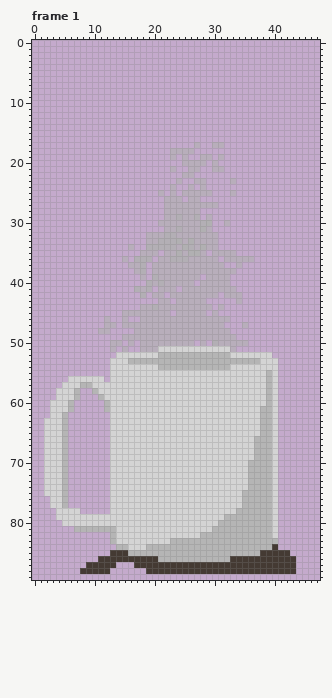
Edited in one commit: pixel-art file (assets/tea.aseprite). Above: the version before the commit.
48x90 pixels, 25 frames. Colours within 5 levels of each other are drawn and written as one. Shown: frame 1. The commit also changed other frames, which this record leaves out.
Now the later version:
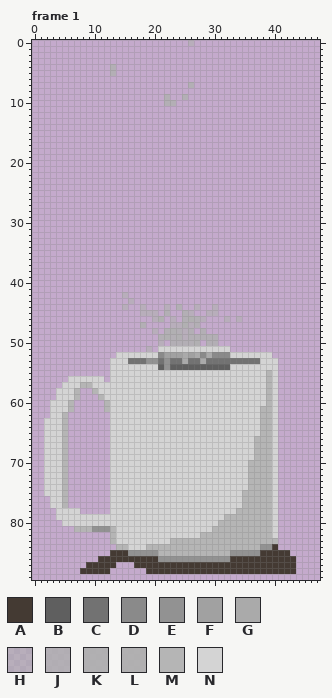
Palette (. is transparent): A #443a33  B #5f5f5f  C #727272  D #8a8a8a  E #929292  F #a1a1a1  G #aaaaaa  H #b0b0b097  J #b0b0b0d5  K #b0b0b0ee  L #b0b0b0f8  M #b5b5b5  N #d4d4d4
The commit says: Added gitignore, updated animations
The exact change:
Changed rows in their new state; - is an unchanged pixel.
Frame 1, layers "Tea/Mug", "Tea/Steam", "Tea/Back":
first column x 26:
 0 H
first column x 13:
 4 J-------------
 5 J-------------
 7 -------------J
 9 ---------J--J-
10 ---------JJ---
first column x 11:
17 ----------------.--..------
18 ------------....-----------
19 ------------.-.--..-.------
20 --------------....-.-------
21 ------------.--..--..------
22 --------------..-----------
23 -------------.--..----.----
24 ------------.--.-.---------
25 ----------.-.-.....---.----
26 -----------...-..----------
27 -----------.........-------
28 -----------......----------
29 -----------......-.--------
30 ----------.........--.-----
31 -----------........--------
32 --------............-------
33 --------............-------
34 -----.--............-------
35 -------...-.......-....----
36 ----.-...-..........-.....-
37 -----...-............--.---
38 ------..-..............----
39 -------.-........-....-----
40 --------........-.....-----
41 ------...-...-.........----
42 ----H--.-..-........-...---
43 -----H----..-.....-----.---
44 ----H---...-.J..-..H.------
45 ----...---.J-.J-..H--------
46 -.--.--..-L.-.JLJ-...--H---
47 -..-...J....--K-J....---.--
48 ..----...-.JKJ-J.J....-----
49 ----......JKJK-JJJJJ...----
50 --..-.-...-.JJJJK.J-.....--
51 --.-.--.-.------------.----
52 ----------DFFFGFGDGDDD-----
53 -----CCCEECECCGCCGCCCCCCCCC
54 ----------BEBBBBBBBBBB-----
first column x 10:
81 EEE---------------------------
84 ----------------------------EE
85 ------EEEEE------------EEEEE--
86 -----------EEEEEEEEEEEE-------
Where, in picture pixels (left, top, right, bottom), the same in both pictures:
added: (188, 40, 194, 46)
added: (110, 64, 116, 76)
added: (164, 82, 194, 106)
changed: (98, 142, 260, 370)
changed: (92, 526, 272, 562)
